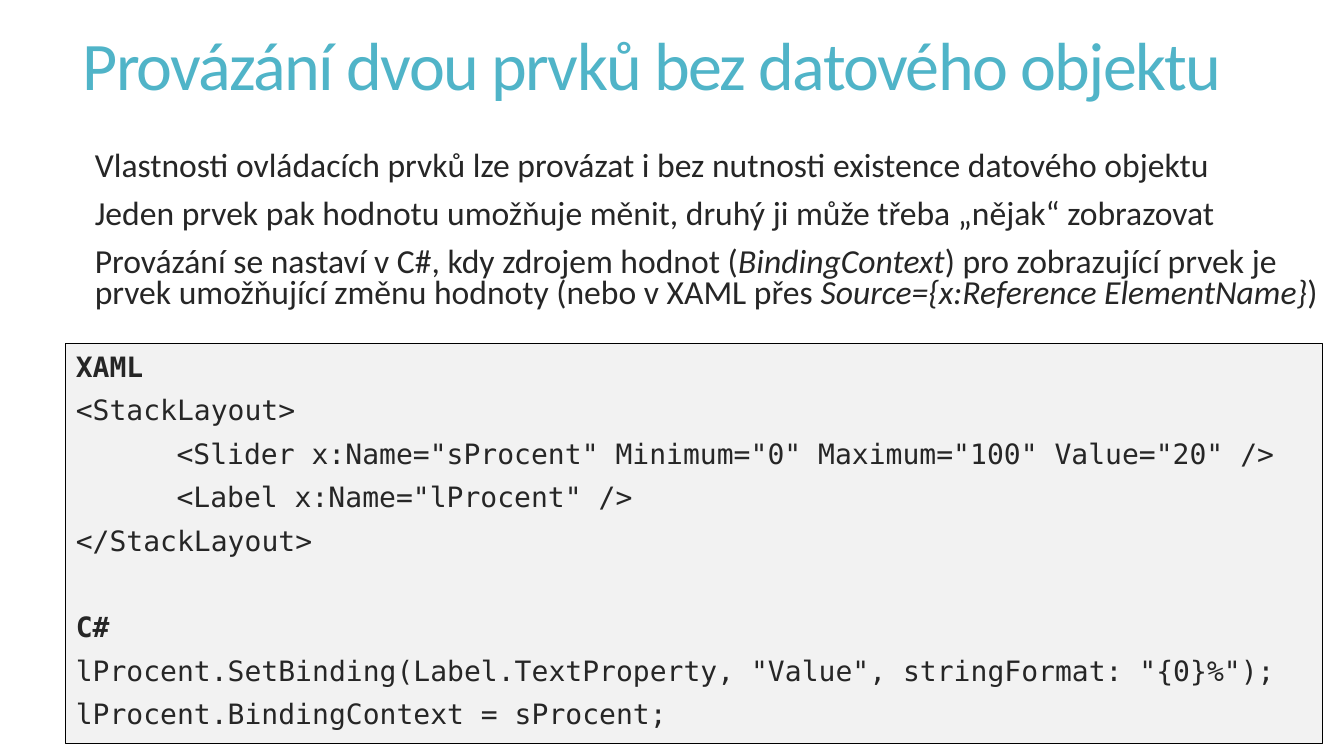
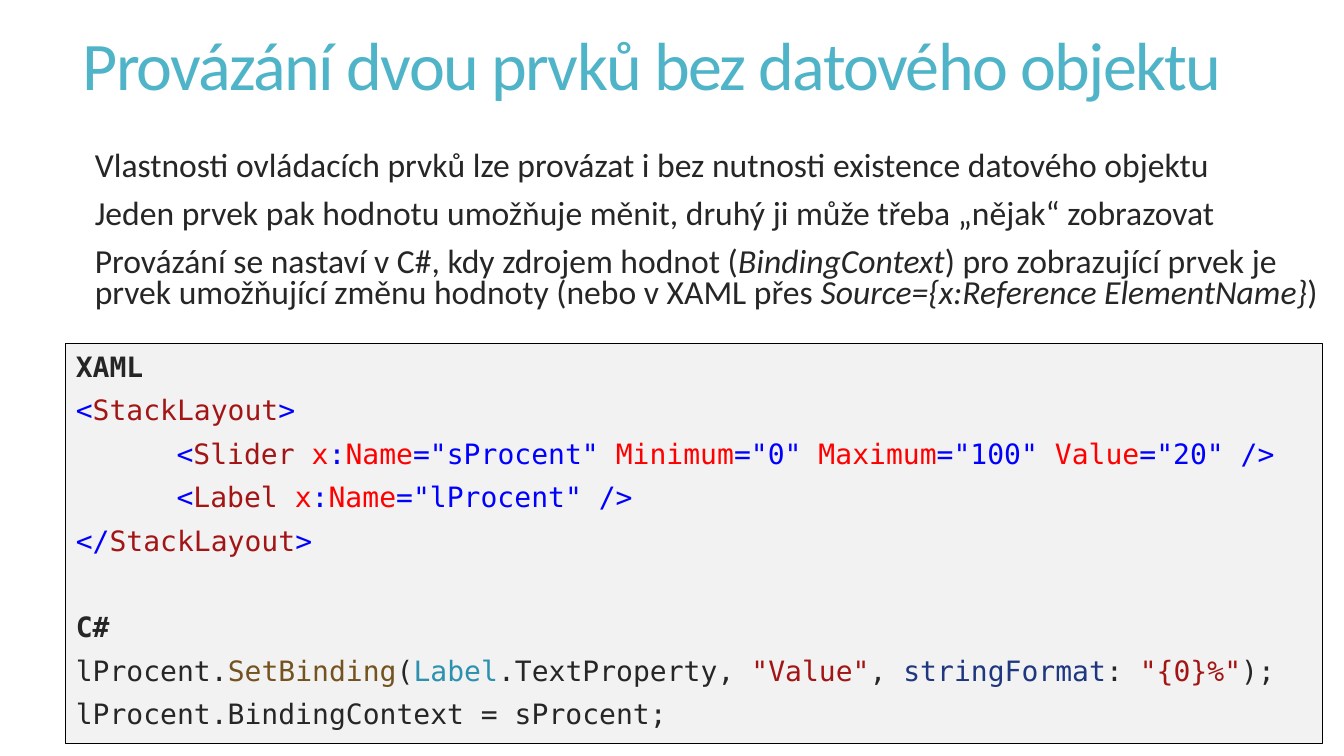
Before and after one commit to PetrVobornik/prednasky, a slide deck: slide 7 of Xamarin.Forms/05-VazaniDat/vazani-dat.ppsx. Drawn at 1344x756 pixels with LibreOffice and Linux fonts; fonts in the diff are those of the drawing. Boxes give left, top, right and bottom in pixels: in the first picture for what was removed or moved away, otherwise in the second. Text is boxed around its words. In the diff, an @@ line names an element or a change of style, - is before the commit and + after.

```diff
--- a/Xamarin.Forms/05-VazaniDat/vazani-dat.ppsx
+++ b/Xamarin.Forms/05-VazaniDat/vazani-dat.ppsx
@@ text in rectangle at (76,398,1275,687): text colour #262626 to #0000FF in "<StackLayout>", "<Slider x:Name="sProcent" Minimum="0" Maximum="100" Value="2 ...", "<Label x:Name="lProcent" />", "</StackLayout>"; text colour #262626 to #A31515 in "<StackLayout>", "<Slider", "<Label", "</StackLayout>" and 1 more places; text colour #262626 to #FF0000 in "x:Name="sProcent" Minimum="0" Maximum="100" Value="20"", "x:Name="lProcent""; text colour #262626 to #74531F, text colour #262626 to #2B91AF in "lProcent.SetBinding(Label.TextProperty,"; text colour #262626 to #1F377F in "stringFormat:" @@
```
Also in this commit, not shown: 8 other slides changed, 6 other files.
